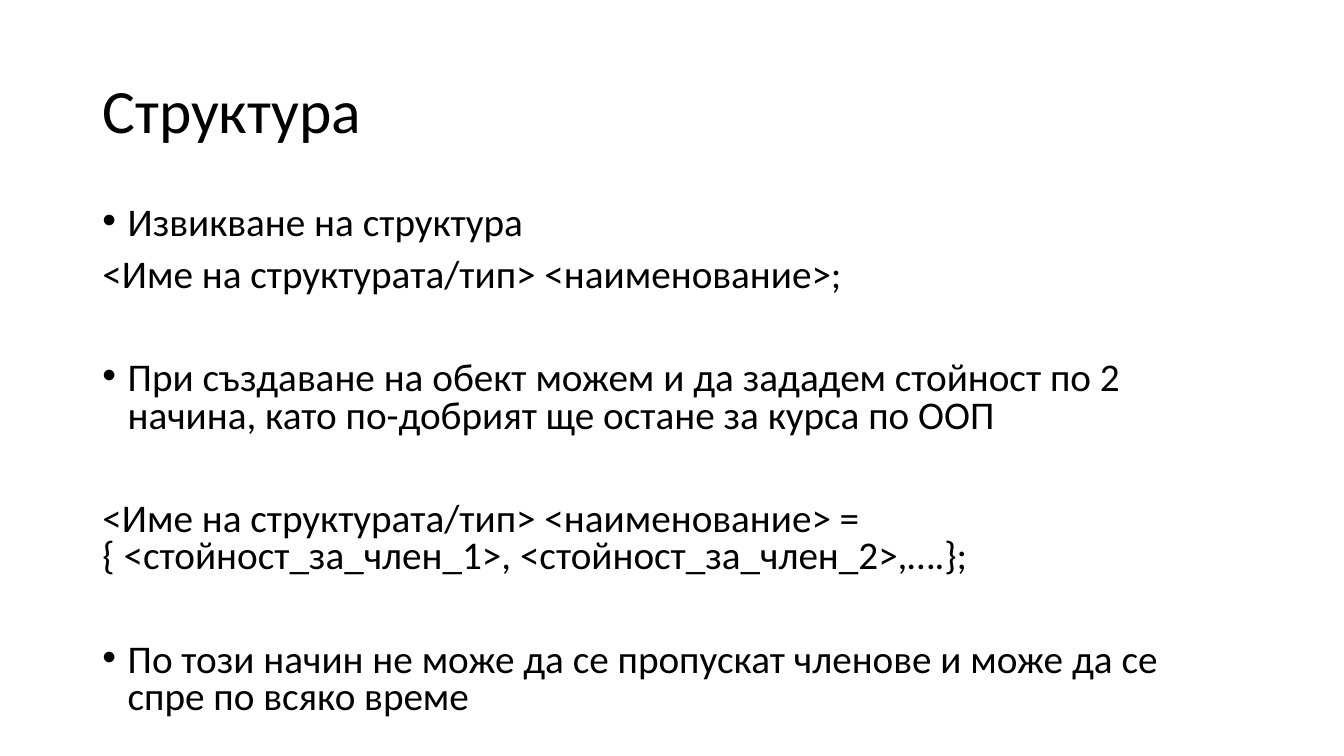
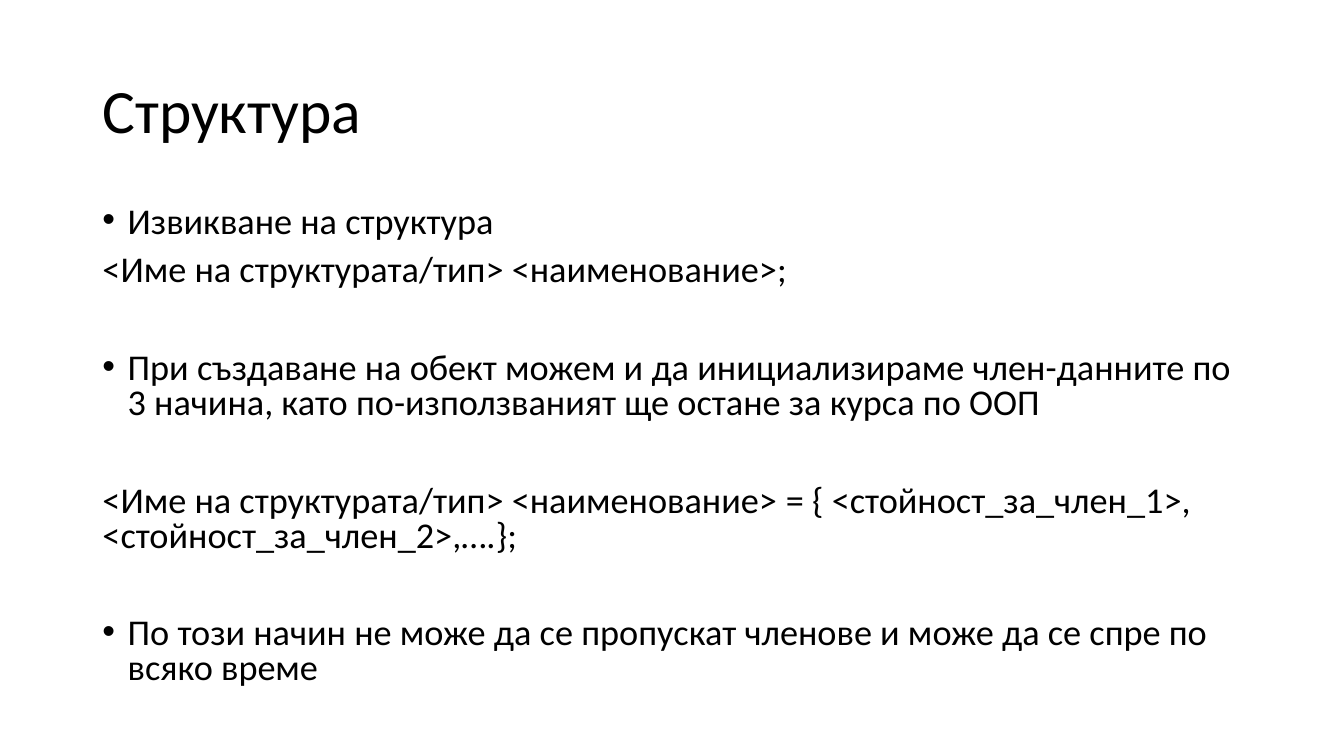
Before and after one commit to Mapmo/Uni-CPP, a slide deck: slide 86 of Introducing To Programming Materials/Consultation 3/Consultation3.pptx (slide 85 before the commit). Drawn at 1344x756 pixels with LibreOffice and Linux fonts; fonts in the diff are those of the drawing. Boxes give left, top, right and bottom in pixels: in the first picture for what was removed or moved away, otherwise in the second. Text is boxed around its words. In the diff, an @@ line names an element or a change of style, - is before the commit and + after.

```diff
--- a/Introducing To Programming Materials/Consultation 3/Consultation3.pptx
+++ b/Introducing To Programming Materials/Consultation 3/Consultation3.pptx
@@ text at <box>102,210,1207,686</box>: size 28 to 25.9 pt in "Извикване на структура", "<Име на структурата/тип> <наименование>;", "<Име на структурата/тип> <наименование> = { <стойност_за_чле ...", "По този начин не може да се ..." @@
@@ text at <box>128,355,1231,421</box>: text changed; size 28 to 25.9 pt @@
-• При създаване на обект можем и да зададем стойност по 2 начина, като по-добрият ще остане за курса по ООП
+• При създаване на обект можем и да инициализираме член-данните по 3 начина, като по-използваният ще остане за курса по ООП
```
Also in this commit, not shown: 8 other slides changed, 2 slides added.
